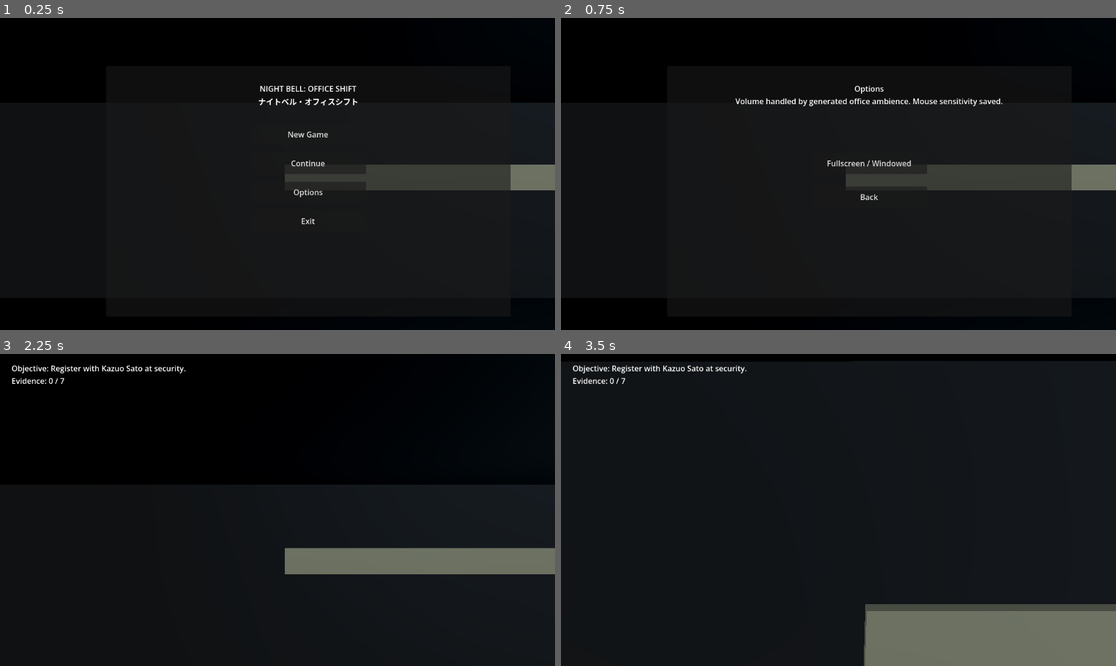
Above: before the commit, frames 1-4 (two rows, left to right).
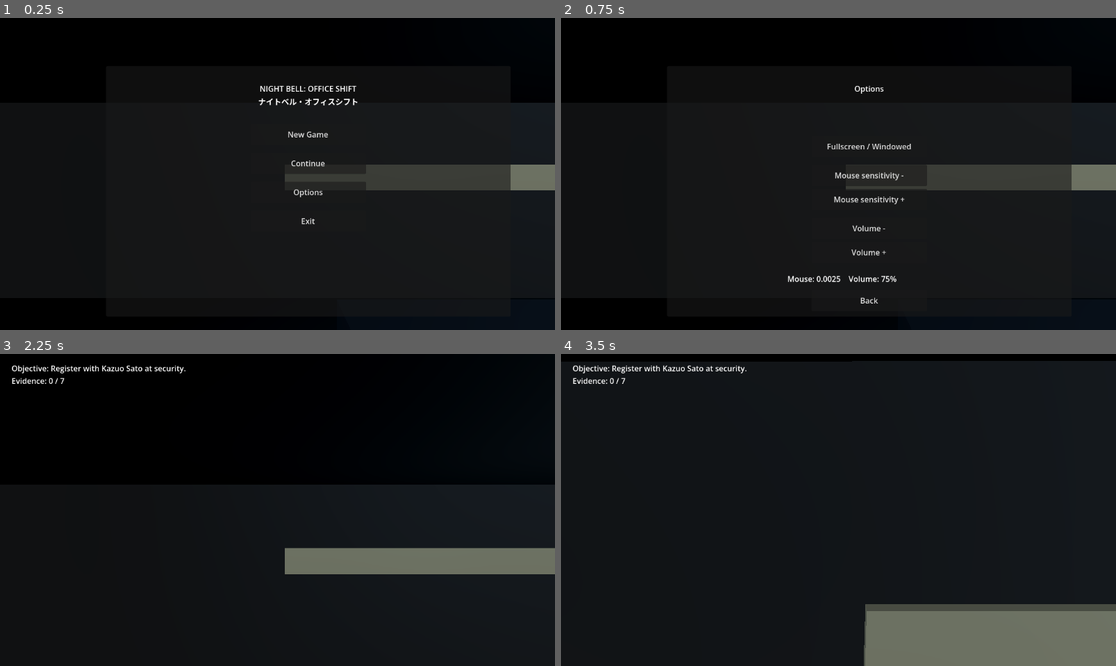
Above: after the commit, the same moments.

Repository: lovcovlovec7-star/nightbell
Game: Godot game, scene res://scenes/Main.tscn
The game is run twice, just before and just after one commit, with the same random seed, the same clock (stepped at 60 frames per second) and the same inputs.
Inputs (mouse positions are in pixels of both pictures, inside the frame that each line leads up to):
- Up to frame 1 (0.25 s): no input
- Up to frame 2 (0.75 s): click "Options" at 0.5 s
- Up to frame 3 (2.25 s): click "Back" at 1.25 s; click "New Game" at 2 s
- Up to frame 4 (3.5 s): tap Enter (next_line) at 2.75 s; move the mouse to (866, 510) at 2.77 s; hold W (move_forward) from 2.78 s (still down); hold E (interact) from 2.78 s (still down)

The runs differ from the first frame. In frame 2, 1.4% of the frame differs, in the area x 31-80%, y 25-92%; in frame 3, less than 0.1%; in frame 4, less than 0.1%.

Commit message:
Expand office slice quest flow

Diff:
--- a/scripts/game.gd
+++ b/scripts/game.gd
@@ -4,6 +4,9 @@
 const INTERACT_DISTANCE := 3.2
 
 var mouse_sensitivity := 0.0025
+var master_volume := 0.75
+var radio_enabled := false
+var radio_mode := 0
 var evidence := {}
 var objective := "Register with Kazuo Sato at security."
 var quest_step := 0
@@ -107,6 +110,28 @@
 		_add_box("Ceiling Lamp", Vector3(-17 + i*4,y+2.65, -7), Vector3(2,0.05,0.28), Color(0.65,0.85,0.95), false)
 		var l := OmniLight3D.new(); l.position = Vector3(-17+i*4,y+2.45,-7); l.light_color = Color(0.58,0.76,0.9); l.light_energy = 0.55; l.omni_range = 6; add_child(l)
 	_add_room_labels(floor_num, y)
+	if floor_num == 1:
+		_create_first_floor_detail(y)
+
+
+func _create_first_floor_detail(y:float) -> void:
+	# Dense first-floor office dressing: all major props use collisions so the slice plays like rooms, not an empty box.
+	_add_box("Reception Counter", Vector3(-3.2,y+0.55,-6.7), Vector3(4.8,1.1,0.9), Color(0.32,0.25,0.18), true)
+	_add_box("Security Desk", Vector3(-7.8,y+0.55,-4.2), Vector3(2.8,1.1,1.1), Color(0.22,0.24,0.26), true)
+	_add_box("Waiting Sofa A", Vector3(-5.2,y+0.45,-8.0), Vector3(2.8,0.9,0.75), Color(0.10,0.12,0.16), true)
+	_add_box("Waiting Sofa B", Vector3(-1.2,y+0.45,-8.0), Vector3(2.8,0.9,0.75), Color(0.10,0.12,0.16), true)
+	for x in [-9.5, -8.2, -6.9]:
+		_add_box("Turnstile", Vector3(x,y+0.55,-1.8), Vector3(0.55,1.1,1.7), Color(0.18,0.20,0.22), true)
+	_add_box("Kitchen Counter", Vector3(0.5,y+0.55,7.8), Vector3(5.0,1.1,0.8), Color(0.30,0.29,0.25), true)
+	_add_box("Vending Machine", Vector3(3.7,y+1.0,8.7), Vector3(1.0,2.0,0.7), Color(0.12,0.25,0.32), true)
+	for x in [7.2, 8.6, 10.0]:
+		_add_box("Archive Cabinet", Vector3(x,y+1.0,-7.2), Vector3(1.1,2.0,0.75), Color(0.22,0.23,0.20), true)
+	for x in [13.8, 15.2, 16.6]:
+		_add_box("Server Rack", Vector3(x,y+1.05,7.2), Vector3(0.9,2.1,0.9), Color(0.04,0.05,0.06), true)
+	for x in [-15.5, -12.5, 4.8, 12.4, 17.4]:
+		_add_box("Door With Sign", Vector3(x,y+1.1,-9.25), Vector3(1.15,2.2,0.18), Color(0.20,0.17,0.13), true)
+	for pos in [Vector3(-10,y+0.7,7.4), Vector3(5.5,y+0.7,6.3), Vector3(12.6,y+0.7,-6.4), Vector3(17.8,y+0.7,2.3)]:
+		_add_box("Plant / Trash Detail", pos, Vector3(0.55,1.4,0.55), Color(0.13,0.32,0.18), true)
 
 func _create_desk_cluster(pos:Vector3) -> void:
 	_add_box("Office Desk", pos + Vector3(0,0.45,0), Vector3(2.2,0.12,1.1), Color(0.28,0.22,0.16), true)
@@ -173,7 +198,14 @@
 func _show_pause() -> void:
 	ui_mode = "pause"; Input.mouse_mode = Input.MOUSE_MODE_VISIBLE; overlay.visible = true; overlay.get_children().map(func(c): c.queue_free()); _add_overlay_title("PAUSED"); _add_button("Resume", _resume_game, 160); _add_button("Save", _save, 220); _add_button("Main Menu", _show_menu, 280)
 func _show_options() -> void:
-	ui_mode = "options"; overlay.get_children().map(func(c): c.queue_free()); _add_overlay_title("Options\nVolume handled by generated office ambience. Mouse sensitivity saved."); _add_button("Fullscreen / Windowed", func(): DisplayServer.window_set_mode(DisplayServer.WINDOW_MODE_FULLSCREEN if DisplayServer.window_get_mode()!=DisplayServer.WINDOW_MODE_FULLSCREEN else DisplayServer.WINDOW_MODE_WINDOWED), 180); _add_button("Back", _show_menu, 250)
+	ui_mode = "options"; Input.mouse_mode = Input.MOUSE_MODE_VISIBLE; overlay.visible = true; overlay.get_children().map(func(c): c.queue_free()); _add_overlay_title("Options")
+	_add_button("Fullscreen / Windowed", func(): DisplayServer.window_set_mode(DisplayServer.WINDOW_MODE_FULLSCREEN if DisplayServer.window_get_mode()!=DisplayServer.WINDOW_MODE_FULLSCREEN else DisplayServer.WINDOW_MODE_WINDOWED), 145)
+	_add_button("Mouse sensitivity -", func(): mouse_sensitivity = max(0.0008, mouse_sensitivity - 0.0004); _show_options(), 205)
+	_add_button("Mouse sensitivity +", func(): mouse_sensitivity = min(0.006, mouse_sensitivity + 0.0004); _show_options(), 255)
+	_add_button("Volume -", func(): master_volume = max(0.0, master_volume - 0.1); AudioServer.set_bus_volume_db(0, linear_to_db(max(master_volume, 0.001))); _show_options(), 315)
+	_add_button("Volume +", func(): master_volume = min(1.0, master_volume + 0.1); AudioServer.set_bus_volume_db(0, linear_to_db(max(master_volume, 0.001))); _show_options(), 365)
+	var values := Label.new(); values.text = "Mouse: %.4f    Volume: %d%%" % [mouse_sensitivity, int(master_volume * 100.0)]; values.position = Vector2(250, 430); values.size = Vector2(360, 30); overlay.add_child(values)
+	_add_button("Back", _show_menu, 465)
 
 func _update_prompt() -> void:
 	current_target = null; var best := INTERACT_DISTANCE
@@ -187,15 +219,42 @@
 
 func _use_target() -> void:
 	if current_target == null: return
-	var t:String = current_target.get_meta("type")
+	var t = str(current_target.get_meta("type"))
 	match t:
-		"npc": _start_dialogue(current_target.name, current_target.get_meta("role"), current_target.get_meta("lines"))
-		"computer": _screen("WORK COMPUTER", "Mail: Welcome to night shift. Task: switch on radio and print Form N-13. Attachment mentions a 2009 elevator bell incident."); _progress(1, "Turn on the radio, then print the shift form.")
-		"radio": _screen("RADIO", "Track 01: fluorescent hum. Track 02: weather in Japanese. Static phrase: 'Do not let HR file you.'"); _progress(2, "Print the shift form at the copier.")
-		"printer": evidence["printed_form"] = true; _screen("PRINTER", "Form N-13 printed. A second page appears: CCTV timestamp 00:13, archive corridor."); _progress(3, "Review CCTV in the security room.")
-		"cctv": evidence["cctv_recording"] = true; _screen("CCTV", "Cameras: Reception, Open-space, 2F Corridor, Archive, Server, Emergency Exit. Camera Archive shows a standee-like employee staring back. Recording saved as evidence."); _progress(4, "Use the elevator to reach floor 2 and question HR/IT.")
+		"npc":
+			_start_dialogue(current_target.name, current_target.get_meta("role"), current_target.get_meta("lines"))
+			if current_target.name == "Kazuo Sato": _progress(1, "Talk to Aya Morita at reception.")
+			elif current_target.name == "Aya Morita" and quest_step >= 1: _progress(2, "Go to open-space and read the work computer email.")
+		"computer":
+			if quest_step < 2:
+				_screen("WORK COMPUTER", "The workstation is locked. Reception needs to activate your temporary pass first.")
+				return
+			_screen("WORK COMPUTER", "Mail: Welcome to night shift. Task: switch on radio and print Form N-13. Attachment mentions a 2009 elevator bell incident."); _progress(3, "Turn on the radio, then print the shift form.")
+		"radio":
+			if quest_step < 3:
+				_screen("RADIO", "Only ordinary office static. You do not know which channel the shift email requested yet.")
+				return
+			radio_enabled = not radio_enabled
+			radio_mode = (radio_mode + 1) % 3
+			var phrase := "Track %d: fluorescent hum." % (radio_mode + 1)
+			if evidence.has("cctv_recording"): phrase += " A voice says: 'The archive copied your face.'"
+			_screen("RADIO", phrase + "\nRadio is now %s." % ("ON" if radio_enabled else "OFF")); _progress(4, "Print the shift form at the copier.")
+		"printer":
+			if quest_step < 4:
+				_screen("PRINTER", "The copier waits for a queued document from the computer/radio workflow.")
+				return
+			evidence["printed_form"] = true; _screen("PRINTER", "Form N-13 printed. A second page appears: CCTV timestamp 00:13, archive corridor."); _progress(5, "Review CCTV in the security room.")
+		"cctv":
+			if quest_step < 5:
+				_screen("CCTV", "The guard asks you not to touch the cameras until your paperwork prints.")
+				return
+			evidence["cctv_recording"] = true; _screen("CCTV", "Cameras: Reception, Open-space, Archive, Server. Archive camera shows a strange figure staring back. Recording saved as evidence."); _progress(6, "Take the old archive folder as evidence.")
 		"elevator": _ride_elevator()
-		"evidence_archive": evidence["archive_folder"] = true; _screen("OLD ARCHIVE", "Folder 2009-NB: employee disappeared during an unscheduled night shift. Bell heard from disconnected elevator.")
+		"evidence_archive":
+			if quest_step < 6:
+				_screen("OLD ARCHIVE", "Rows of folders, but you need a CCTV timestamp before searching safely.")
+				return
+			evidence["archive_folder"] = true; _screen("OLD ARCHIVE", "Folder 2009-NB: employee disappeared during an unscheduled night shift. Bell heard from disconnected elevator."); _progress(7, "Return to Kazuo or Aya with the evidence.")
 		"it_computer": evidence["it_file"] = true; _screen("IT TERMINAL", "Recovered file: access logs were edited by Shift Chief account. Server room contains hidden export.")
 		"exit": _ending()
 		"report": _report()
Not shown, changed: README.md
